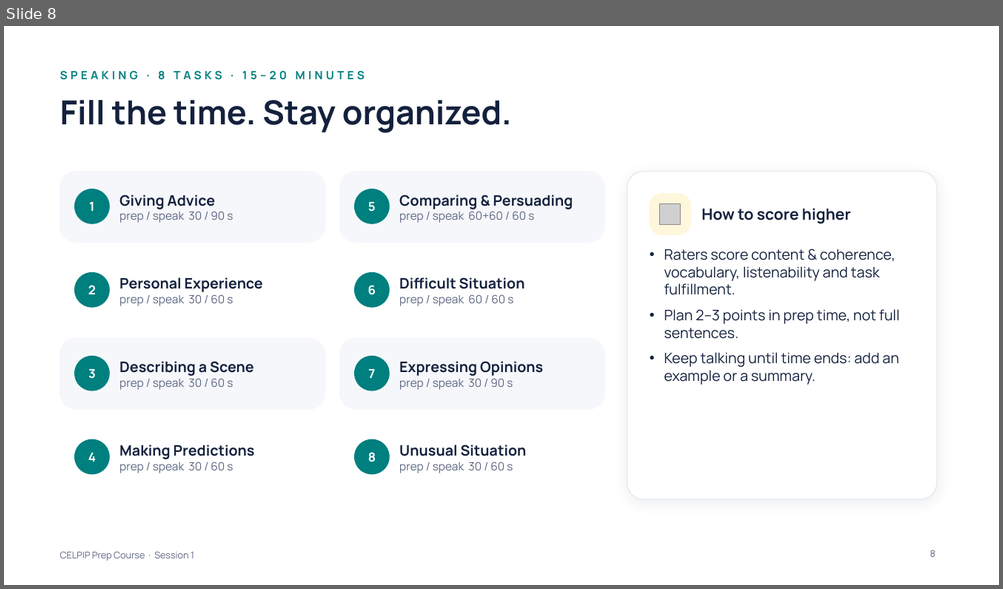
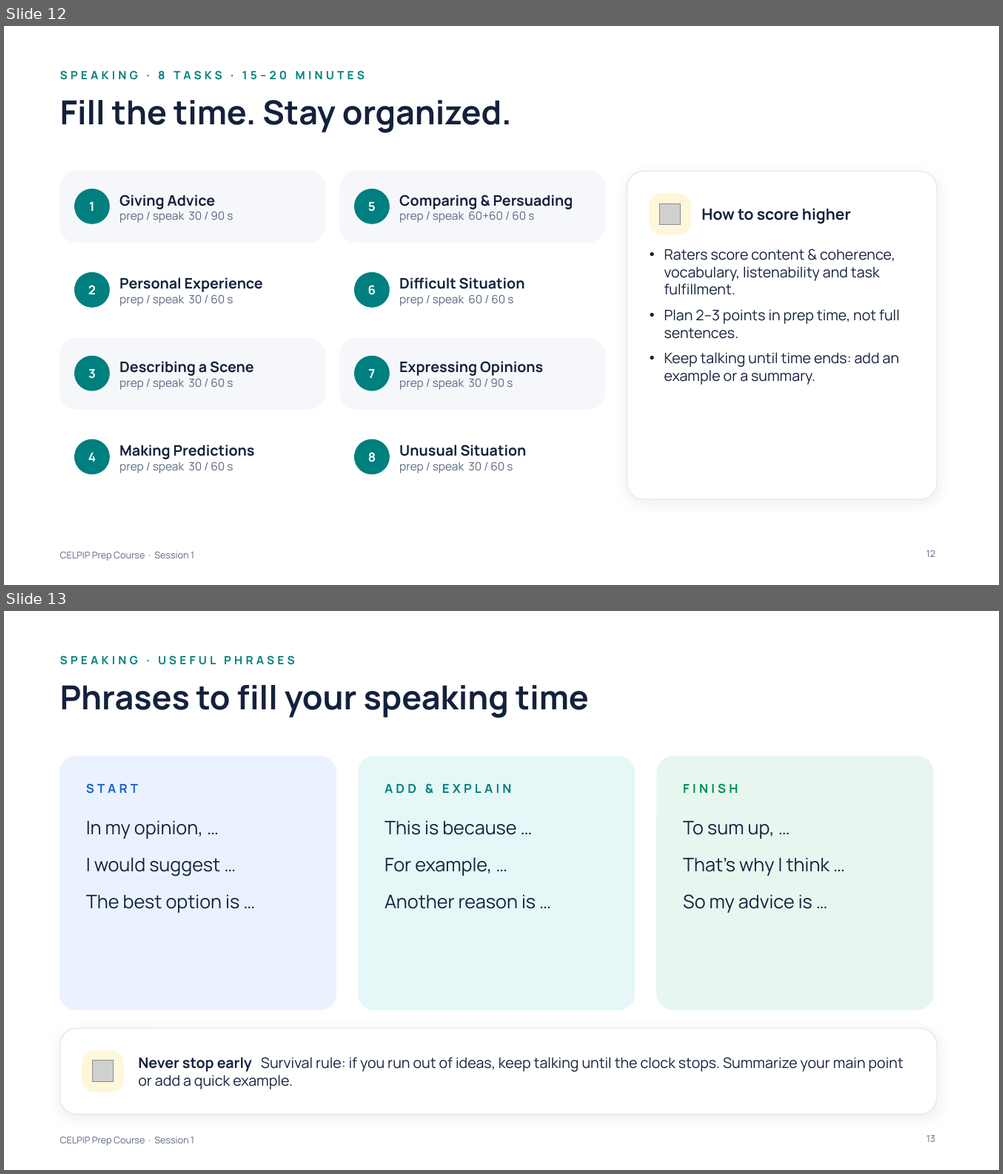
Before and after one commit to learnovateqa/The_English_Academy_CELPIP, a slide deck: decks/session-01.pptx. Shown one above the other, each under a label of ours: slide 8 before the commit, slides 12 and 13 after it. The pictures are 1003x589 and 1003x1174 pixels, drawn with LibreOffice and Linux fonts; fonts in the diff are those of the drawing; grey boxes stand for pictures. Boxes give left, top, right and bottom in pixels: in the first picture for what was removed or moved away, otherwise in the second. Text is boxed around its words. In the diff, an @@ line names an element or a change of style, - is before the commit and + after.

```diff
--- a/decks/session-01.pptx
+++ b/decks/session-01.pptx
@@ slide 13 added at [4,611,999,1170], background #FFFFFF; not listed: 1 template element that a slide beside it also shows @@
@@ text added at [60,655,295,665], 11 pt, text #007F7F, bold @@
+SPEAKING · USEFUL PHRASES
@@ title added at [60,685,589,718], 32 pt, text #14213D, bold @@
+Phrases to fill your speaking time
@@ rounded rectangle added at [60,757,336,1010], fill #EAF2FF, outline #EAF2FF 1 pt @@
@@ rounded rectangle added at [358,757,634,1010], fill #E5F7F6, outline #E5F7F6 1 pt @@
@@ rounded rectangle added at [657,757,933,1010], fill #E7F7EF, outline #E7F7EF 1 pt @@
@@ text added at [86,783,138,794], 12 pt, text #1A5FCC, bold @@
+START
@@ text added at [384,784,512,793], 12 pt, text #007F7F, bold @@
+ADD & EXPLAIN
@@ text added at [683,783,737,794], 12 pt, text #008F55, bold @@
+FINISH
@@ text added at [86,820,239,913], 18 pt, text #14213D @@
+In my opinion, …
+I would suggest …
+The best option is …
@@ text added at [384,820,535,909], 18 pt, text #14213D @@
+This is because …
+For example, …
+Another reason is …
@@ text added at [683,821,829,913], 18 pt, text #14213D @@
+To sum up, …
+That’s why I think …
+So my advice is …
@@ rounded rectangle added at [60,1029,936,1115], fill #FFFFFF, outline #FFFFFF 1 pt @@
@@ rounded rectangle added at [60,1029,936,1115], outline #E6E9F2 1 pt @@
@@ rounded rectangle added at [82,1051,123,1092], fill #FFF7DB, outline #FFF7DB 1 pt @@
@@ picture added at [92,1061,114,1082] @@
@@ text added at [138,1057,903,1090], 14 pt, text #14213D @@
+Never stop early Survival rule: if you run out of ideas, keep talking until the clock stops. Summarize your main point or add a quick example.
@@ page number added at [926,1136,935,1142], 9 pt, text #5B6782 @@
+13
@@ what was slide 8 is now slide 12 @@
@@ page number at [926,550,935,557]: text changed @@
-8
+12
```
Also in this commit, not shown: 4 slides changed, 8 other slides added, 2 other files.
